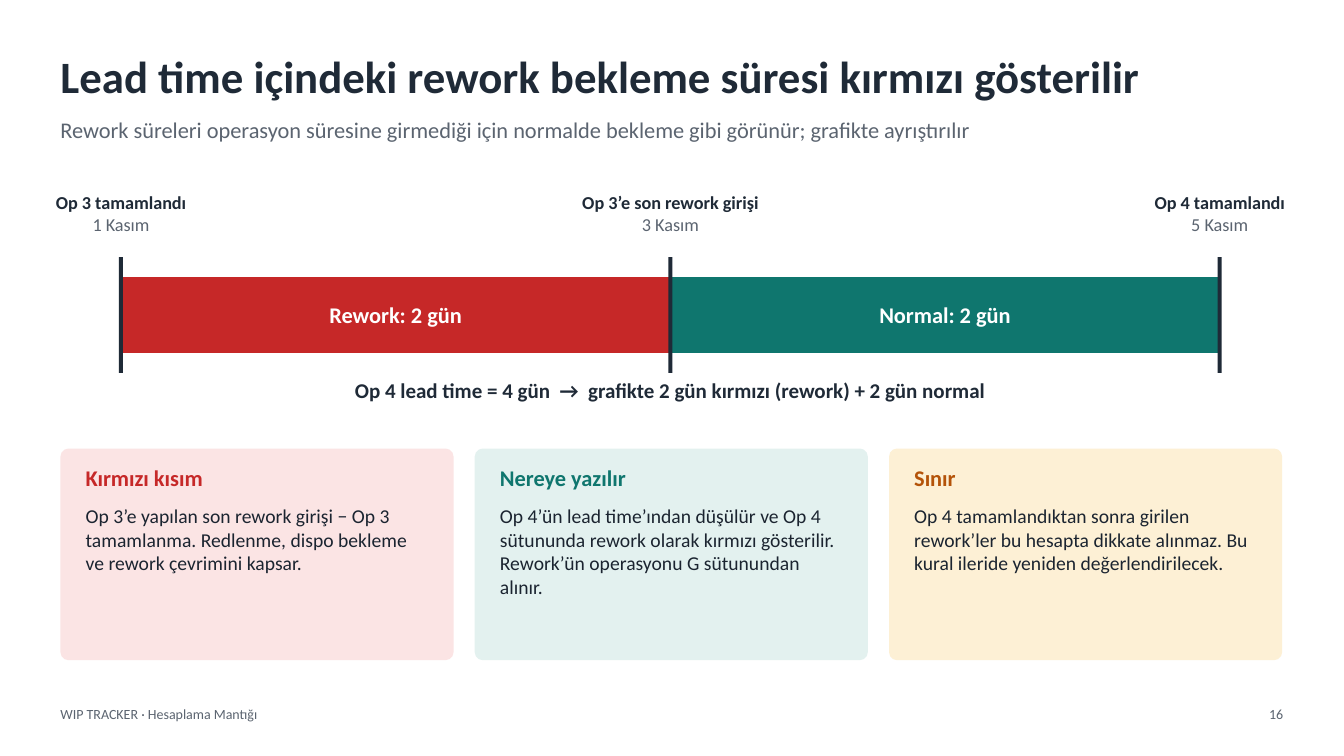
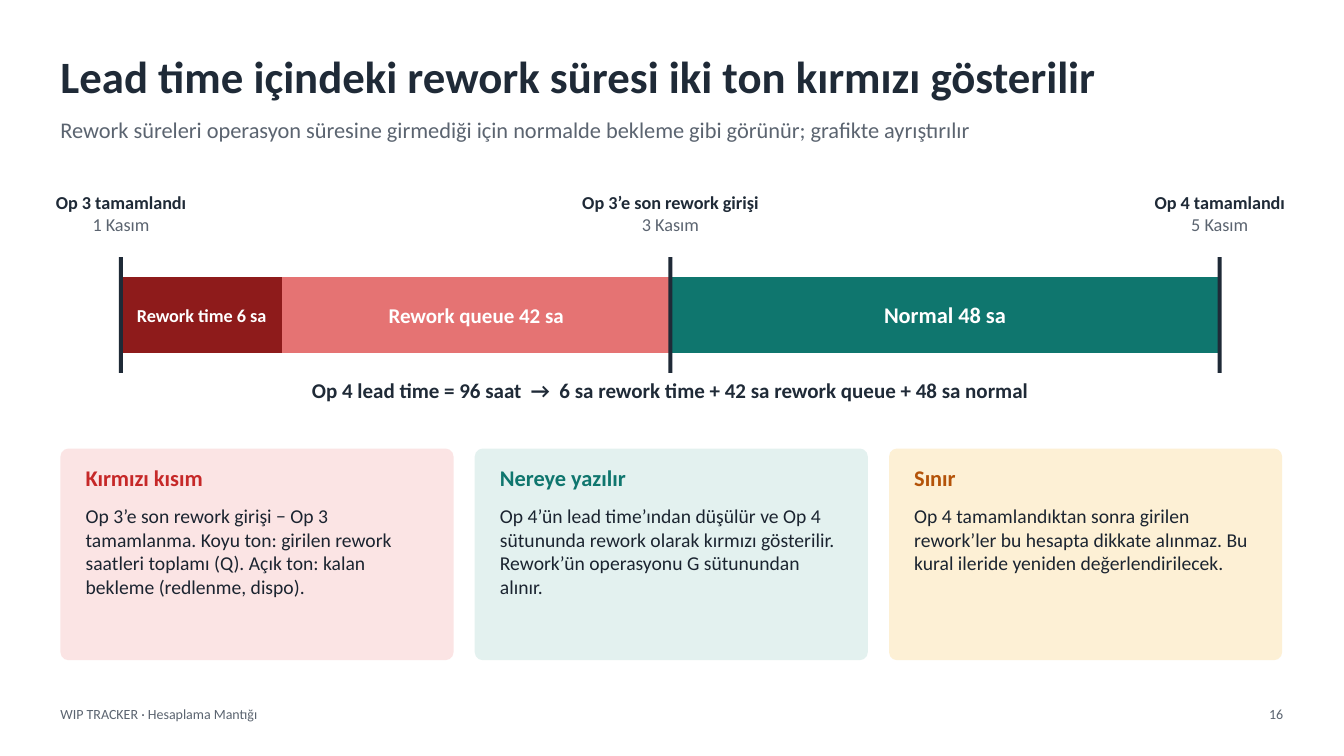
Before and after one commit to EfeYaltirikli/WIP_TRACKER_PUBLIC, a slide deck: slide 16 of WIP_TRACKER_Hesaplama_Mantigi.pptx. Drawn at 1344x756 pixels with LibreOffice and Linux fonts; fonts in the diff are those of the drawing. Boxes give left, top, right and bottom in pixels: in the first picture for what was removed or moved away, otherwise in the second. Text is boxed around its words. In the diff, an @@ line names an element or a change of style, - is before the commit and + after.

```diff
--- a/WIP_TRACKER_Hesaplama_Mantigi.pptx
+++ b/WIP_TRACKER_Hesaplama_Mantigi.pptx
@@ title at <box>60,61,1096,101</box>: text changed @@
-Lead time içindeki rework bekleme süresi kırmızı gösterilir
+Lead time içindeki rework süresi iki ton kırmızı gösterilir
@@ rectangle removed at <box>121,277,670,353</box> @@
-Rework: 2 gün
@@ rectangle added at <box>121,277,282,353</box>, fill #8E1B1B, 13 pt, text #FFFFFF, bold @@
+Rework time 6 sa
@@ rectangle added at <box>282,277,670,353</box>, fill #E57373, 15 pt, text #FFFFFF, bold @@
+Rework queue 42 sa
@@ text in rectangle at <box>884,307,1006,323</box>: text changed @@
-Normal: 2 gün
+Normal 48 sa
@@ text at <box>312,383,1028,402</box>: text changed @@
-Op 4 lead time = 4 gün → grafikte 2 gün kırmızı (rework) + 2 gün normal
+Op 4 lead time = 96 saat → 6 sa rework time + 42 sa rework queue + 48 sa normal
@@ text at <box>86,509,391,597</box>: text changed @@
-Op 3’e yapılan son rework girişi − Op 3 tamamlanma. Redlenme, dispo bekleme ve rework çevrimini kapsar.
+Op 3’e son rework girişi − Op 3 tamamlanma. Koyu ton: girilen rework saatleri toplamı (Q). Açık ton: kalan bekleme (redlenme, dispo).
```
Also in this commit, not shown: 4 other slides changed, 1 slide added.
